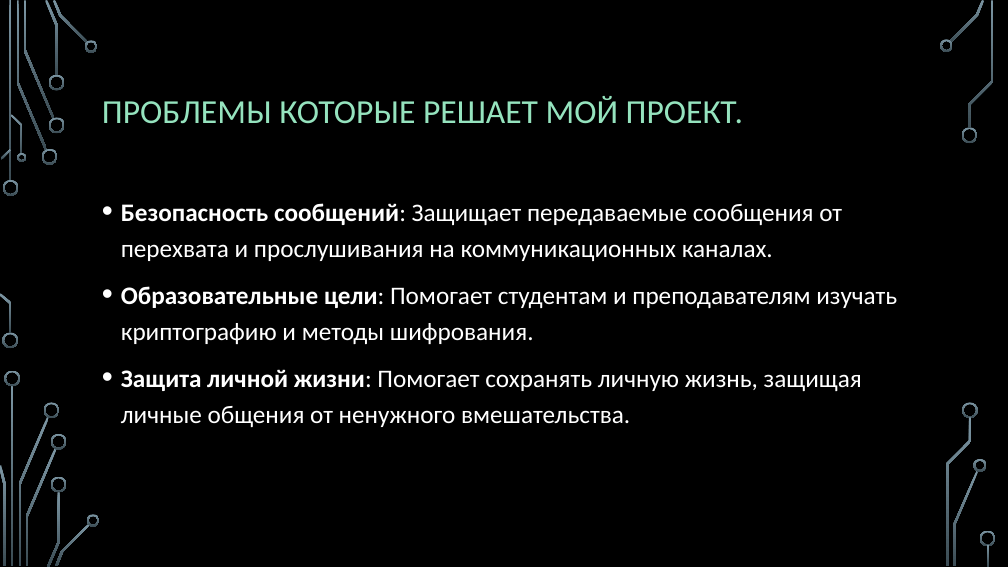
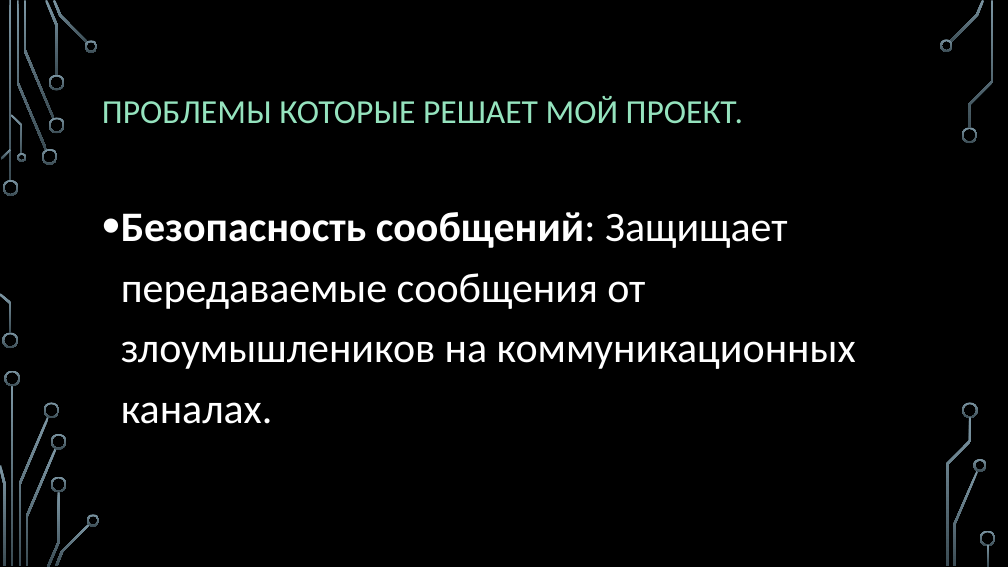
Before and after one commit to astrahanin/project-SOH, a slide deck: slide 6 of ПРИЛОЖЕНИЕ ДЛЯ ШИФРОВАНИЯ И РАСШИФРОВАНИЯ ШТФРОМ Атбаш.pptx (slide 4 before the commit). Drawn at 1008x567 pixels with LibreOffice and Linux fonts; fonts in the diff are those of the drawing; background and template pictures are left out. Boxes give left, top, right and bottom in pixels: in the first picture for what was removed or moved away, otherwise in the second. Text is boxed around its words. In the diff, an @@ line names an element or a change of style, - is before the commit and + after.

```diff
--- a/ПРИЛОЖЕНИЕ ДЛЯ ШИФРОВАНИЯ И РАСШИФРОВАНИЯ ШТФРОМ Атбаш.pptx
+++ b/ПРИЛОЖЕНИЕ ДЛЯ ШИФРОВАНИЯ И РАСШИФРОВАНИЯ ШТФРОМ Атбаш.pptx
@@ text at [121,212,856,424]: text changed; size 24 to 40 pt @@
-• Безопасность сообщений: Защищает передаваемые сообщения от перехвата и прослушивания на коммуникационных каналах.
-• Образовательные цели: Помогает студентам и преподавателям изучать криптографию и методы шифрования.
-• Защита личной жизни: Помогает сохранять личную жизнь, защищая личные общения от ненужного вмешательства.
+• Безопасность сообщений: Защищает передаваемые сообщения от злоумышлеников на коммуникационных каналах.
```
Also in this commit, not shown: 4 other slides changed, 7 slides added.
